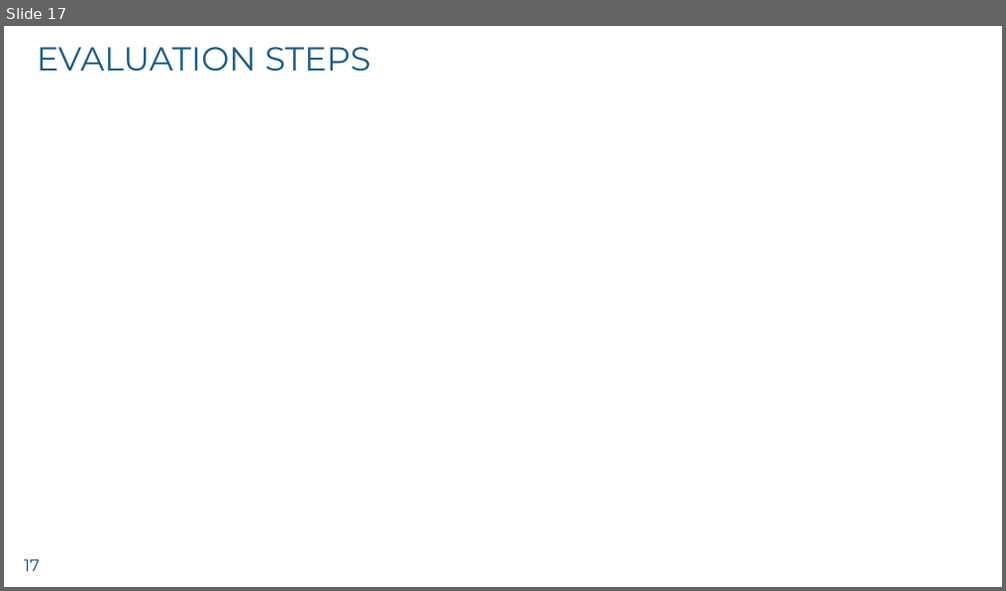
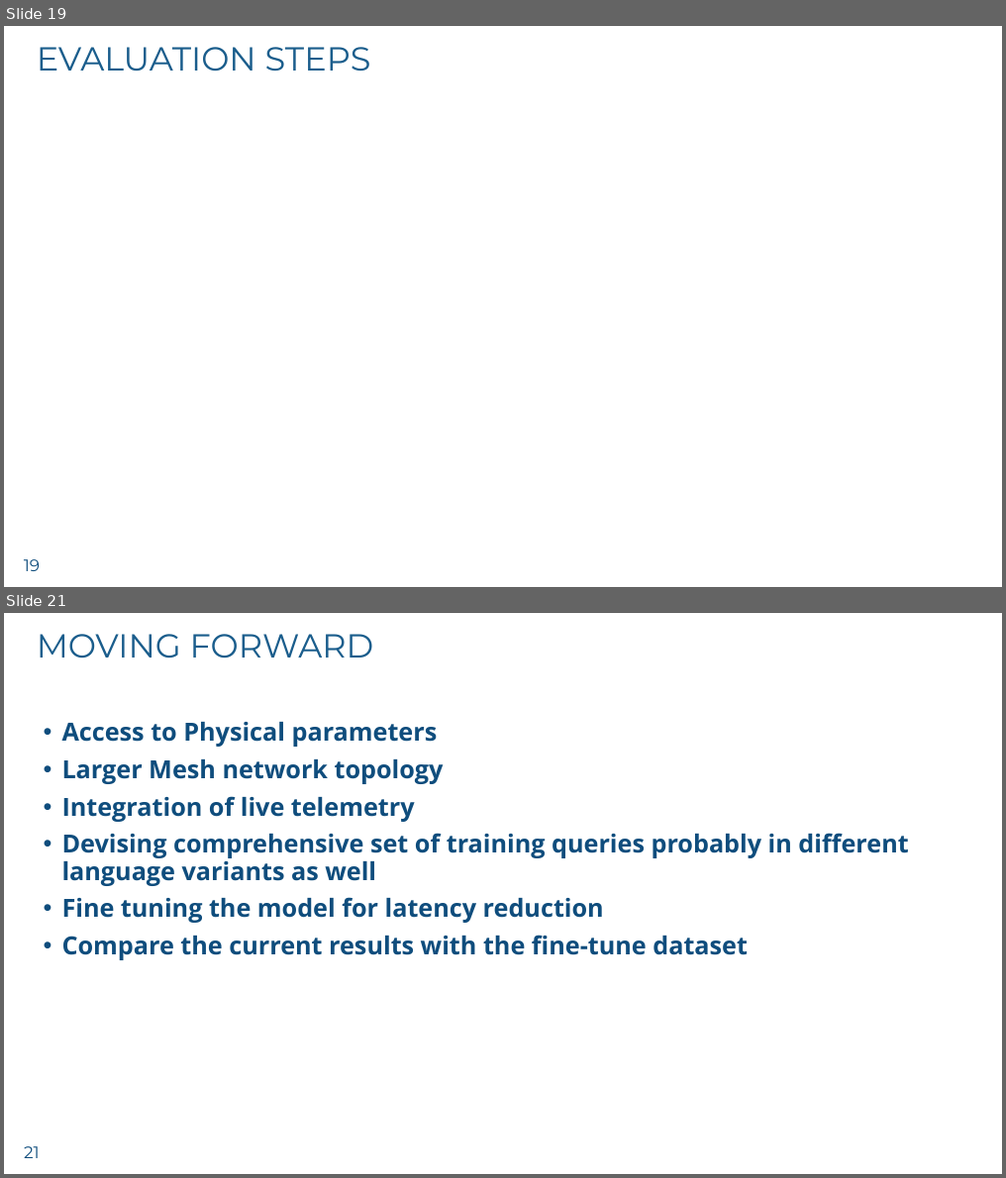
Before and after one commit to imranchy/nof-26-multi-agentic-demo, a slide deck: Imran_NoF_26.pptx. Shown one above the other, each under a label of ours: slide 17 before the commit, slides 19 and 21 after it; the slides between them are not shown. The pictures are 1006x591 and 1006x1178 pixels, drawn with LibreOffice and Linux fonts; fonts in the diff are those of the drawing; grey boxes stand for pictures; background and template pictures are left out. Boxes give left, top, right and bottom in pixels: in the first picture for what was removed or moved away, otherwise in the second. Text is boxed around its words. In the diff, an @@ line names an element or a change of style, - is before the commit and + after.

```diff
--- a/Imran_NoF_26.pptx
+++ b/Imran_NoF_26.pptx
@@ slide 21 added at <box>4,613,1002,1174</box>, background #FFFFFF; not listed: 1 template element that a slide beside it also shows @@
@@ title added at <box>37,634,374,659</box>, 32 pt, text #1A5D8C @@
+MOVING FORWARD
@@ text added at <box>62,722,908,960</box>, 24 pt, text #0F4D7D, bold @@
+• Access to Physical parameters
+• Larger Mesh network topology
+• Integration of live telemetry
+• Devising comprehensive set of training queries probably in different language variants as well
+• Fine tuning the model for latency reduction
+• Compare the current results with the fine-tune dataset
@@ what was slide 17 is now slide 19 @@
@@ page number at <box>24,560,40,571</box>: text changed @@
-17
+19
```
Also in this commit, not shown: 2 slides changed, 6 other slides added, 14 other files.
